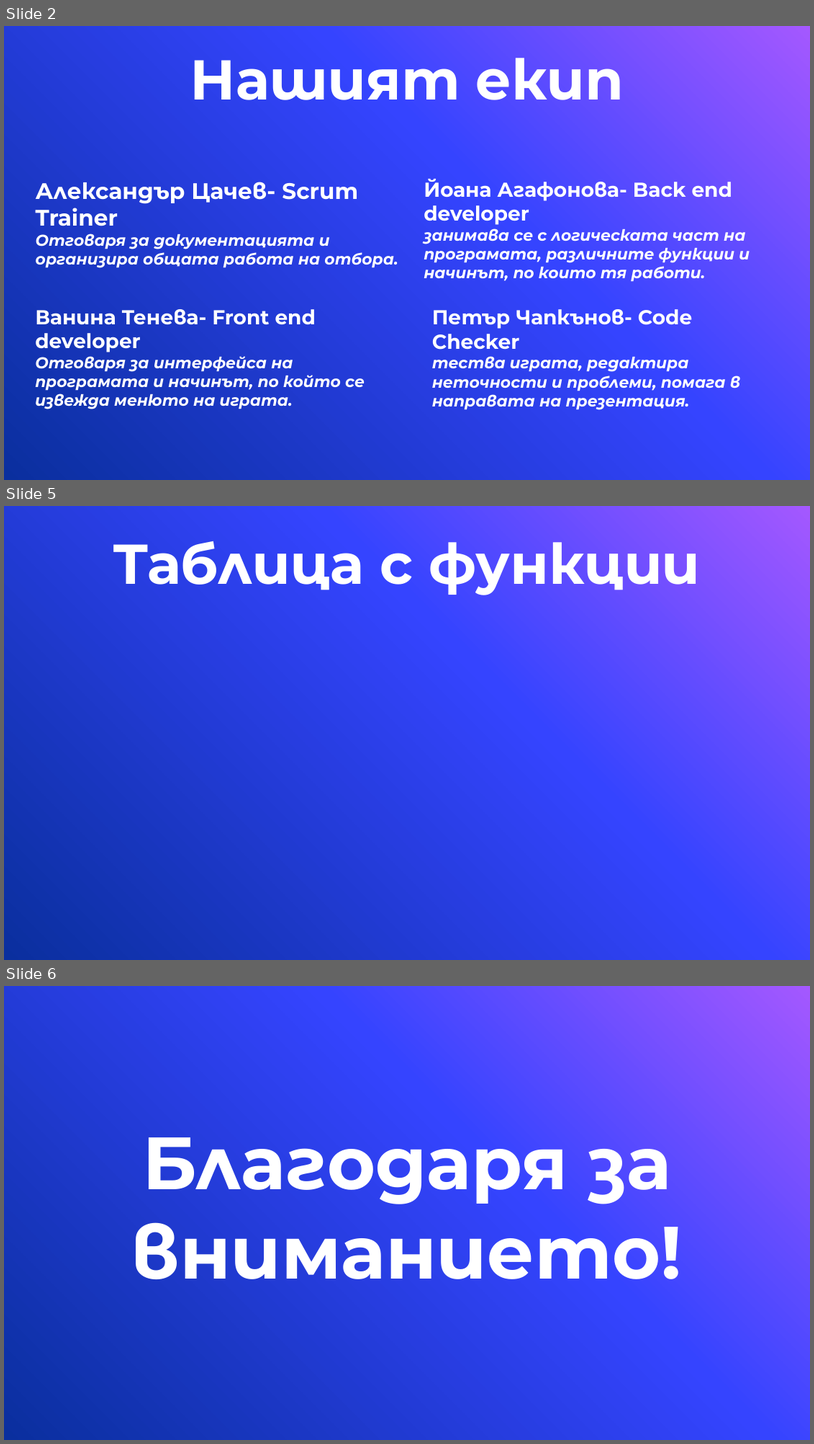
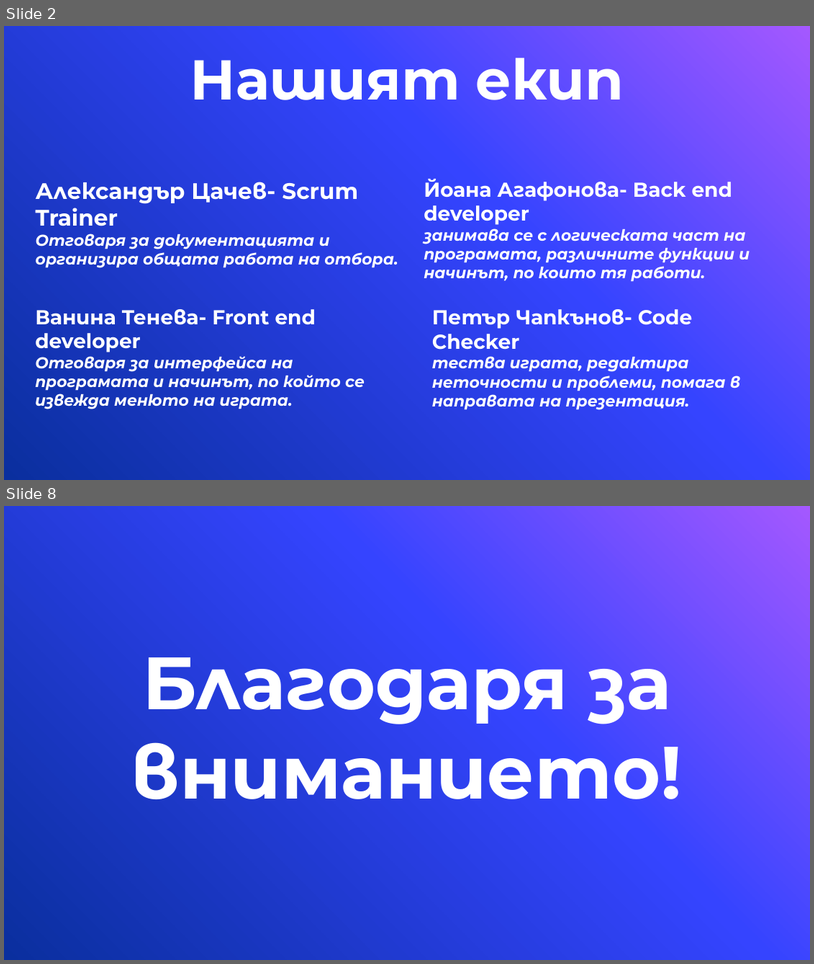
Before and after one commit to AITsachev19/Project, a slide deck: Documentation & Presentation/Presentation.pptx. Shown one above the other, each under a label of ours: slides 2, 5 and 6 before the commit, slides 2 and 8 after it; the slides between them are not shown. The pictures are 814x1444 and 814x964 pixels, drawn with LibreOffice and Linux fonts; fonts in the diff are those of the drawing; background and template pictures are left out. Boxes give left, top, right and bottom in pixels: in the first picture for what was removed or moved away, otherwise in the second. Text is boxed around its words. In the diff, an @@ line names an element or a change of style, - is before the commit and + after.

```diff
--- a/Documentation & Presentation/Presentation.pptx
+++ b/Documentation & Presentation/Presentation.pptx
@@ slide 5 removed at <box>4,506,810,960</box>, background picture (left out) @@
@@ title removed at <box>113,538,701,597</box> @@
-Таблица с функции
@@ what was slide 6 is now slide 8 @@
```
Also in this commit, not shown: 2 slides changed, 3 slides added.
